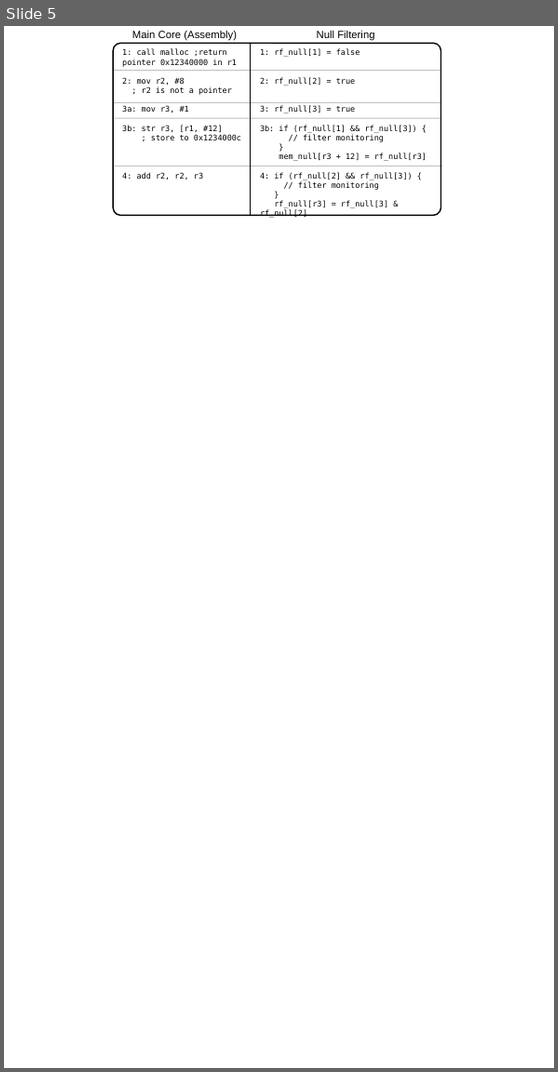
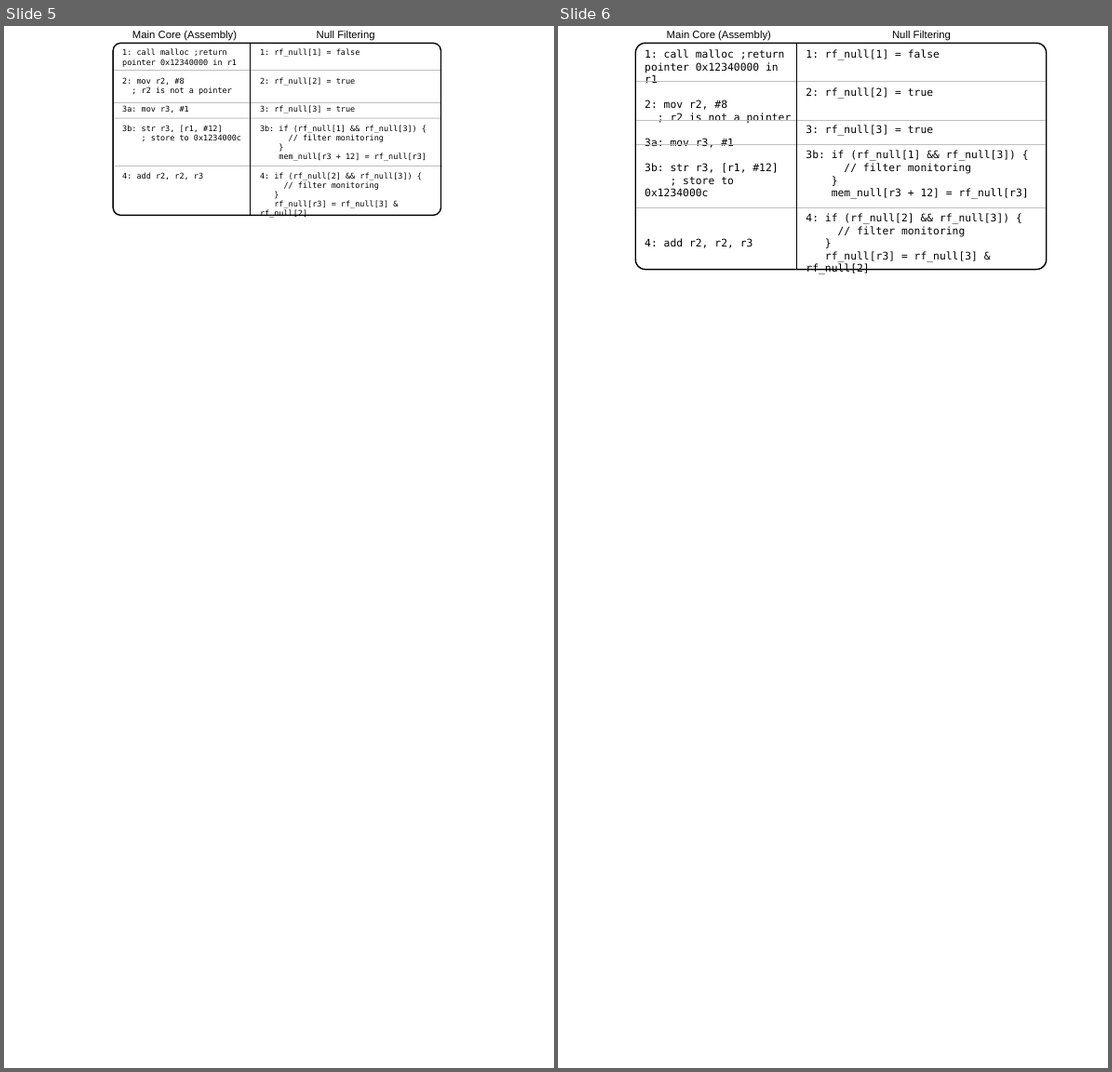
Before and after one commit to dl575/lo_thesis, a slide deck: monitoring_dift_drop/figs_src/diagrams-wide.pptx. Shown side by side, each under a label of ours: slide 5 before the commit, slides 5 and 6 after it. The pictures are 558x1072 and 1112x1072 pixels, drawn with LibreOffice and Linux fonts; fonts in the diff are those of the drawing. Boxes give left, top, right and bottom in pixels: in the first picture for what was removed or moved away, otherwise in the second. Text is boxed around its words. In the diff, an @@ line names an element or a change of style, - is before the commit and + after.

Commit message:
[monitoring_dift_drop] Various edits.

```diff
--- a/monitoring_dift_drop/figs_src/diagrams-wide.pptx
+++ b/monitoring_dift_drop/figs_src/diagrams-wide.pptx
@@ slide 6 added at [558, 26, 1108, 1068], background #FFFFFF @@
@@ rounded rectangle added at [636, 43, 1046, 270], outline #000000 1 pt @@
@@ text added at [644, 49, 791, 248], 8 pt, text #000000 @@
+1: call malloc ;return pointer 0x12340000 in r1
+2: mov r2, #8
+; r2 is not a pointer
+3a: mov r3, #1
+3b: str r3, [r1, #12]
+; store to 0x1234000c
+4: add r2, r2, r3
@@ text added at [667, 30, 771, 41], 8 pt, text #000000 @@
+Main Core (Assembly)
@@ line added from (797, 43) to (797, 270), #000000 0.75 pt @@
@@ text added at [805, 49, 1029, 274], 8 pt, text #000000 @@
+1: rf_null[1] = false
+2: rf_null[2] = true
+3: rf_null[3] = true
+3b: if (rf_null[1] && rf_null[3]) {
+// filter monitoring
+}
+mem_null[r3 + 12] = rf_null[r3]
+4: if (rf_null[2] && rf_null[3]) {
+// filter monitoring
+}
+rf_null[r3] = rf_null[3] & rf_null[2]
@@ text added at [892, 31, 950, 41], 8 pt, text #000000 @@
+Null Filtering
@@ line added from (636, 81) to (1046, 81), #BFBFBF 0.75 pt @@
@@ line added from (636, 121) to (1046, 121), #BFBFBF 0.75 pt @@
@@ line added from (636, 144) to (1046, 144), #BFBFBF 0.75 pt @@
@@ line added from (636, 208) to (1046, 208), #BFBFBF 0.75 pt @@
```
Also in this commit, not shown: 1 other slide added, 8 other files.
